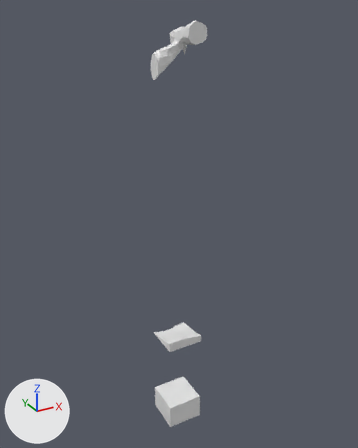
One commit to the glTF model assets/terrain/surface_pieces/surf_6_11.glb: the scene before it, then after it.
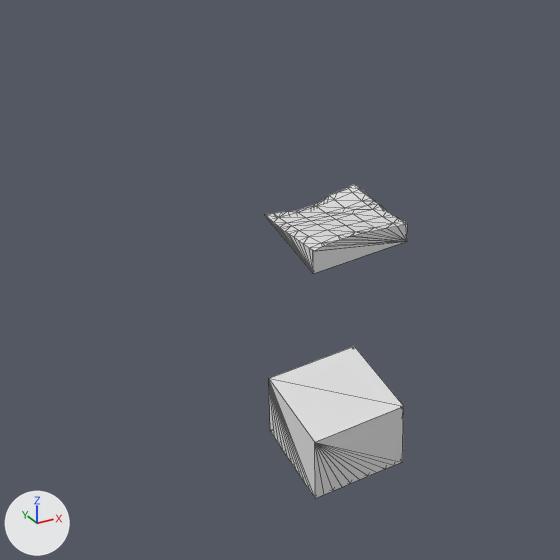
There are two pictures of each version: one whole from a 50 mm camera at (-105.5, 1.1, 3.3) aimed at (-76.6, 53.5, -23.0), one close up on the part from 18% to 70% of the width and 58% to 100% of the height. Every picture has the same lights, and +X, +Y and +Z are marked at lower left. The last two pictures show the newer version. The close-ups show mesh edges as thin lines. Where no turn or scale is listed for an object, it has been applied to the vertices.

Names of what the first close-up shows: 'layer_11', 'layer_8'.
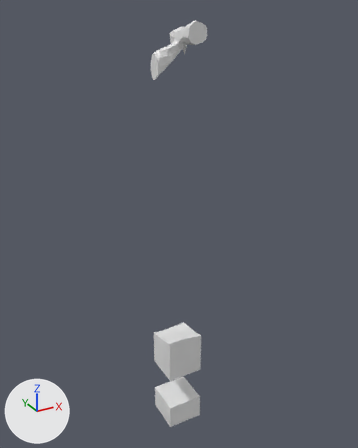
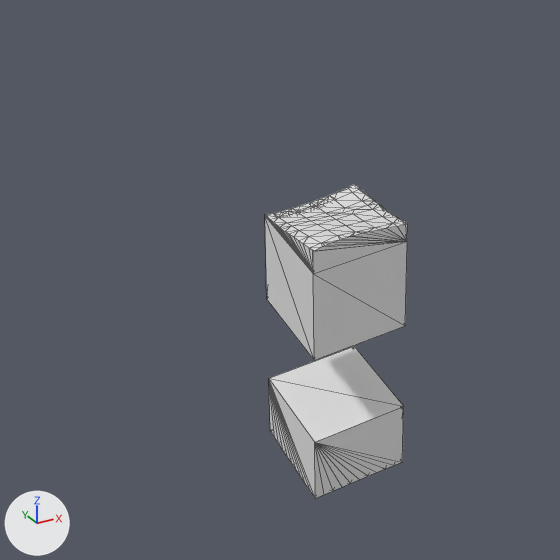
Changed parts and their boxes [x1, y1, x2, y2] in the close-ups (560 x 560 px):
```json
{"object": "layer_9", "change": "added", "after": [265, 195, 407, 360]}
```

The change, as JSON lines over the scene's bpy script:
```json
{"op": "add", "block": "me_layer_9", "code": ["me_layer_9 = bpy.data.meshes.new('layer_9')", "me_layer_9.from_pydata(...)  # 26 vertices, 47 faces; spans x -80.0..-75.0, y 50.0..55.0, z -45.0..-40.0"]}
{"op": "add", "block": "ob_layer_9", "code": ["ob_layer_9 = bpy.data.objects.new('layer_9', me_layer_9)", "ob_layer_9.location = (0.0, 0.0, 0.0)"]}
```
